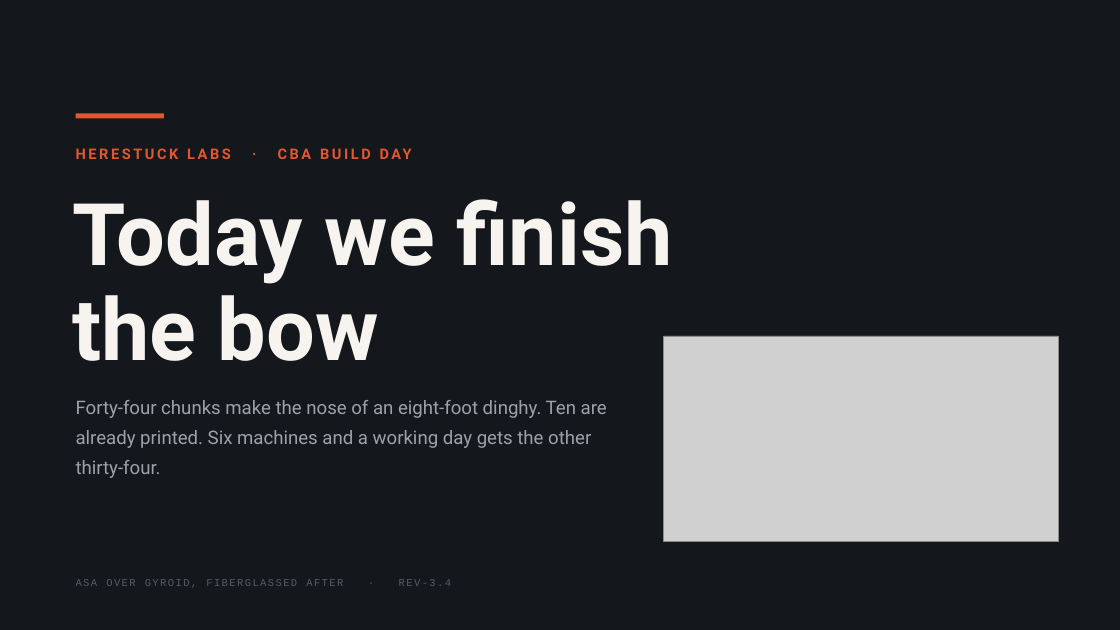
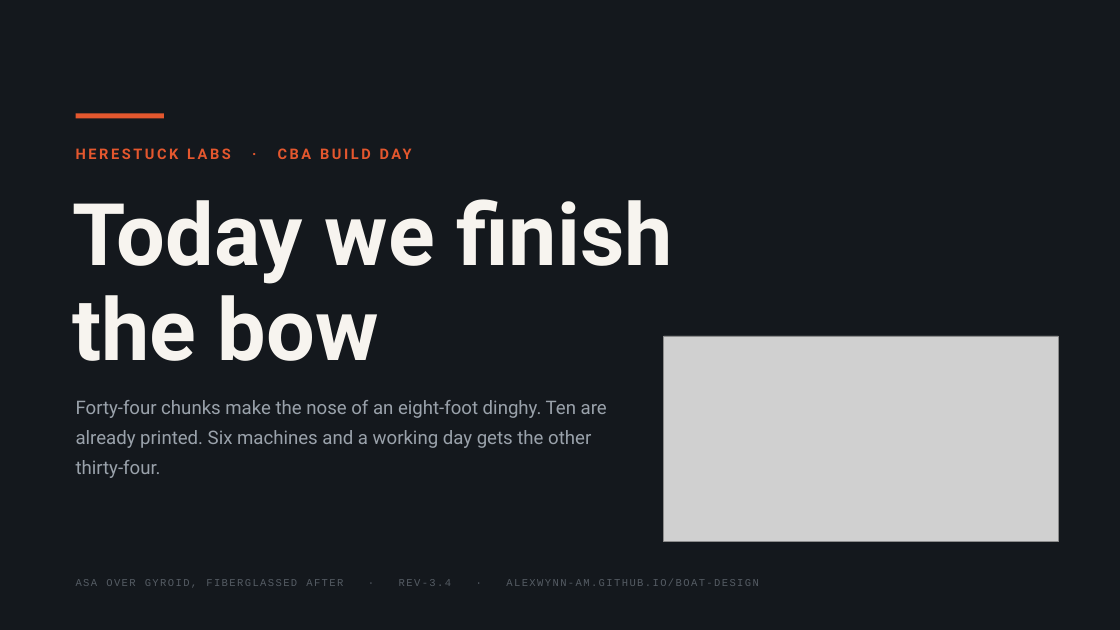
Before and after one commit to AlexWynn-AM/boat-design, a slide deck: slide 1 of herestuck_boat_build_day.pptx. Drawn at 1120x630 pixels with LibreOffice and Linux fonts; fonts in the diff are those of the drawing; grey boxes stand for pictures. Boxes give left, top, right and bottom in pixels: in the first picture for what was removed or moved away, otherwise in the second. Text is boxed around its words. In the diff, an @@ line names an element or a change of style, - is before the commit and + after.

```diff
--- a/herestuck_boat_build_day.pptx
+++ b/herestuck_boat_build_day.pptx
@@ text at <box>76,579,759,588</box>: text changed @@
-ASA OVER GYROID, FIBERGLASSED AFTER · REV-3.4
+ASA OVER GYROID, FIBERGLASSED AFTER · REV-3.4 · ALEXWYNN-AM.GITHUB.IO/BOAT-DESIGN
```
Also in this commit, not shown: 1 other slide changed, 1 other file.
